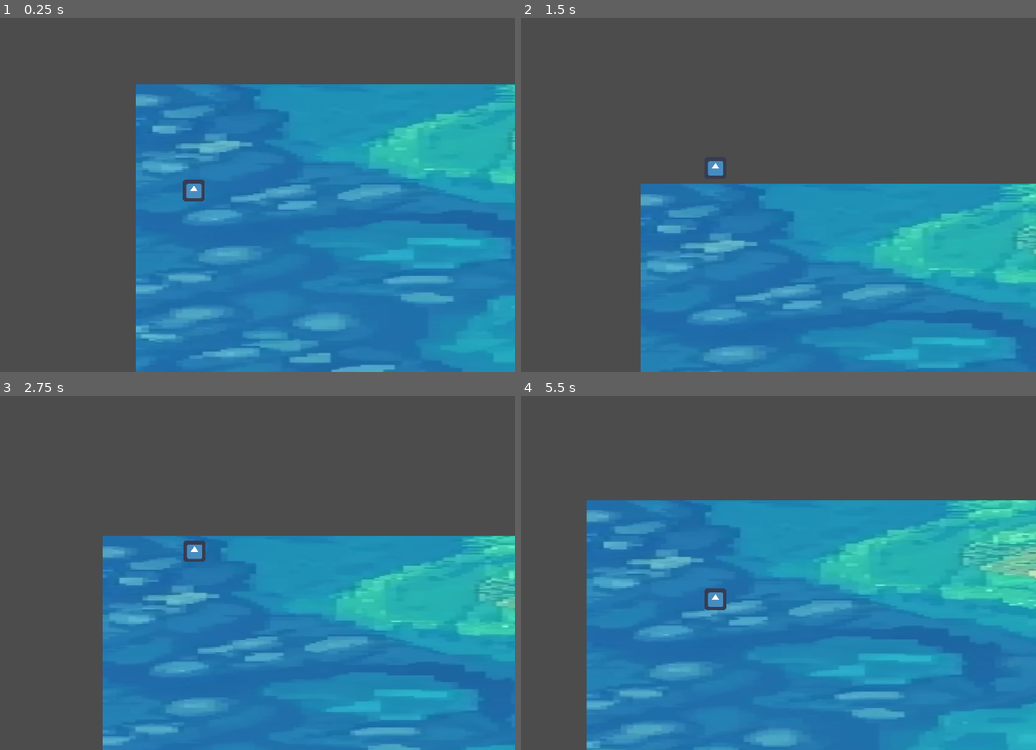
Above: before the commit, frames 1-4 (two rows, left to right).
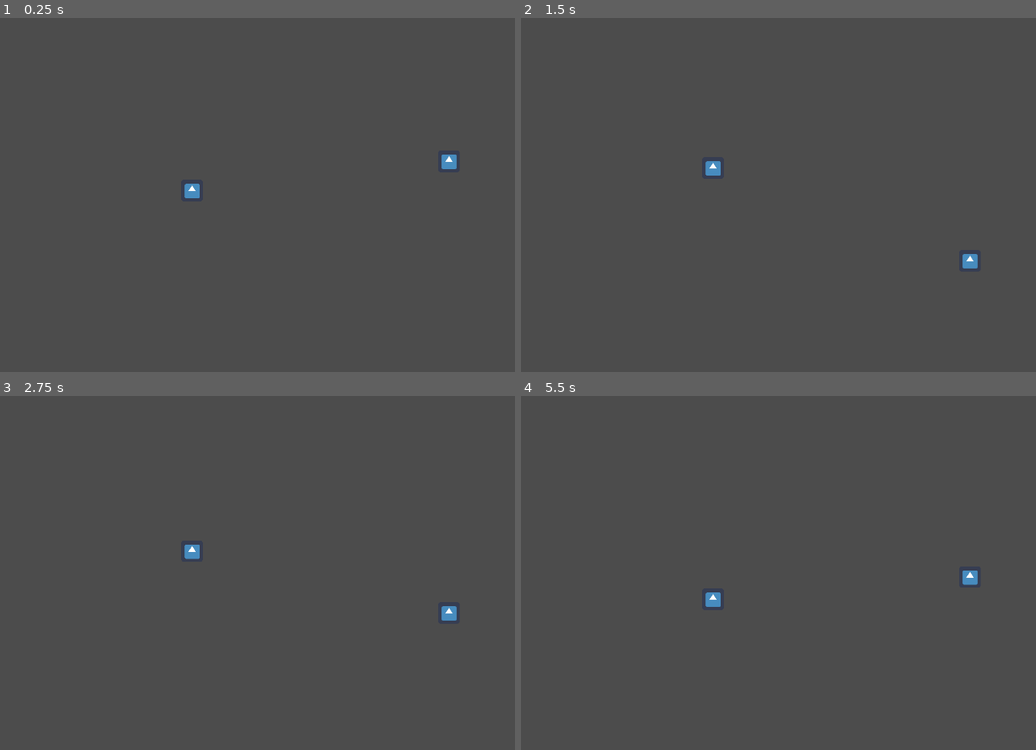
Above: after the commit, the same moments.

Repository: gurndar/SuperStarSurfer
Game: Godot game, scene res://Scenes/World.tscn
Same seed, same stepped clock (60 frames per second), same inputs: the game is played once before the commit and once after it. The project has no main scene, so this scene is started directly. The engine's default icon, where the game draws it, is replaced by a stand-in: a white triangle on a blue panel in a dark square.
Inputs:
- Up to frame 1 (0.25 s): no input
- Up to frame 2 (1.5 s): hold Up (move_up) 0.53-1.28 s; hold S (move_down) from 1.28 s (still down)
- Up to frame 3 (2.75 s): release S (move_down) at 2.03 s; hold Up (move_up) from 2.03 s (still down)
- Up to frame 4 (5.5 s): release Up (move_up) at 3.53 s; hold S (move_down) from 3.53 s (still down)

The runs differ from the first frame. In frame 1, 60% of the frame differs, in the area x 26-100%, y 18-100%; in frame 2, 41%; in frame 3, 48%; in frame 4, 61%, in the area x 12-100%, y 29-100%.

Commit message:
carving 토글 형식으로 구현, 카빙 로직 변경

Diff:
--- a/Scenes/Player.gd
+++ b/Scenes/Player.gd
@@ -6,10 +6,10 @@
 export (int) var scroll_speed = 200
 
 export (float) var carve_threshold = 150.0
-var previous_y_velocity = 0.0
+
 
 var velocity = Vector2.ZERO
-
+var is_carving = false
 # Declare member variables here. Examples:
 # var a = 2
 # var b = "text"
@@ -21,8 +21,6 @@
 func _physics_process(delta):
 	get_move_input(delta)
 	velocity = move_and_slide(velocity)
-	check_for_carve()
-	previous_y_velocity = velocity.y
 
 func get_move_input(delta):
 	var input_y = 0.0
@@ -30,19 +28,29 @@
 		input_y += 1
 	if Input.is_action_pressed("move_up"):
 		input_y -= 1
+	check_for_carve(input_y)
 	var target_velocity_y = input_y * max_speed
 	if input_y != 0:
 		velocity.y = move_toward(velocity.y, target_velocity_y, acceleration * delta)
 	else:
 		velocity.y = move_toward(velocity.y, 0, drag_friction * delta)
 	velocity.x = scroll_speed
-func check_for_carve():
-	var y_sign_changed = sign(velocity.y) != sign(previous_y_velocity)
-	var was_moving_fast_enough = abs(previous_y_velocity) > carve_threshold
+func check_for_carve(input_y):
+	# 카빙 조건 정의
+	var input_is_opposite = input_y != 0 and sign(input_y) != sign(velocity.y) and sign(velocity.y) != 0
+	var is_moving_fast_enough = abs(velocity.y) > carve_threshold
 
-	if y_sign_changed and was_moving_fast_enough:
+	# [수정] 카빙 조건을 만족 '그리고' 현재 카빙 상태가 아닐 때
+	if input_is_opposite and is_moving_fast_enough and not is_carving:
+		# '사건' 발생!
 		spawn_splash_attack()
+		# '상태' 변경: 카빙이 시작됐으니 스위치를 내립니다.
+		is_carving = true
 
+	# [수정] 카빙 조건이 깨졌을 때 (예: 턴이 완료되거나 키를 뗐을 때)
+	elif not (input_is_opposite and is_moving_fast_enough):
+		# '상태' 리셋: 스위치를 다시 올려서 다음 카빙을 준비합니다.
+		is_carving = false
 func spawn_splash_attack():
 	print("Yeah!")
 
--- a/Scenes/Player.tscn
+++ b/Scenes/Player.tscn
@@ -22,7 +22,8 @@
 max_speed = 500
 acceleration = 1500
 drag_friction = 300
-scroll_speed = 40
+scroll_speed = 150
+carve_threshold = 450.0
 
 [node name="AnimatedSprite" type="AnimatedSprite" parent="."]
 frames = SubResource( 1 )
--- a/Scenes/World.gd
+++ b/Scenes/World.gd
@@ -4,12 +4,13 @@
 # Declare member variables here. Examples:
 # var a = 2
 # var b = "text"
-
+export (int) var scroll_speed = 200
 
 # Called when the node enters the scene tree for the first time.
 func _ready():
 	pass # Replace with function body.
-
+func scroll_background():
+	$Ocean.position.x -= scroll_speed
 # Called every frame. 'delta' is the elapsed time since the previous frame.
 func _process(delta):
 	pass
--- a/Scenes/World.tscn
+++ b/Scenes/World.tscn
@@ -1,9 +1,8 @@
-[gd_scene load_steps=5 format=2]
+[gd_scene load_steps=4 format=2]
 
 [ext_resource path="res://Scenes/Player.tscn" type="PackedScene" id=1]
 [ext_resource path="res://icon.png" type="Texture" id=2]
 [ext_resource path="res://Scenes/World.gd" type="Script" id=3]
-[ext_resource path="res://ocean.png" type="Texture" id=4]
 
 [node name="World" type="Node2D"]
 script = ExtResource( 3 )
@@ -12,6 +11,7 @@
 light_mask = 3
 position = Vector2( 136, 321 )
 z_index = 30
+scroll_speed = 0
 
 [node name="Camera2D" type="Camera2D" parent="Player"]
 current = true
@@ -21,7 +21,6 @@
 position = Vector2( 900, 234 )
 texture = ExtResource( 2 )
 
-[node name="Ocean" type="Sprite" parent="."]
-position = Vector2( 1825.5, 517 )
+[node name="Ocean" type="ParallaxBackground" parent="."]
 scale = Vector2( 3.61816, 1 )
-texture = ExtResource( 4 )
+transform = Transform2D( 3.61816, 0, 0, 1, 0, 0 )
